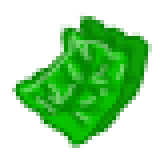
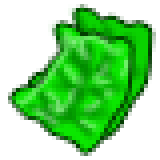
Layer changes from the first w=160, h=160 image to the second:
painted on "Слой 7" over (x1=12, y1=28, x2=136, y2=136)
painted on "Слой 2 (копия) 3" over (x1=16, y1=20, x2=128, y2=140)
painted on "Фигура 1 (копия) 8" over (x1=12, y1=24, x2=132, y2=152)
painted on "Слой 2 (копия) 2" over (x1=36, y1=4, x2=144, y2=124)
painted on "Фигура 1 (копия) 7" over (x1=28, y1=8, x2=152, y2=140)
